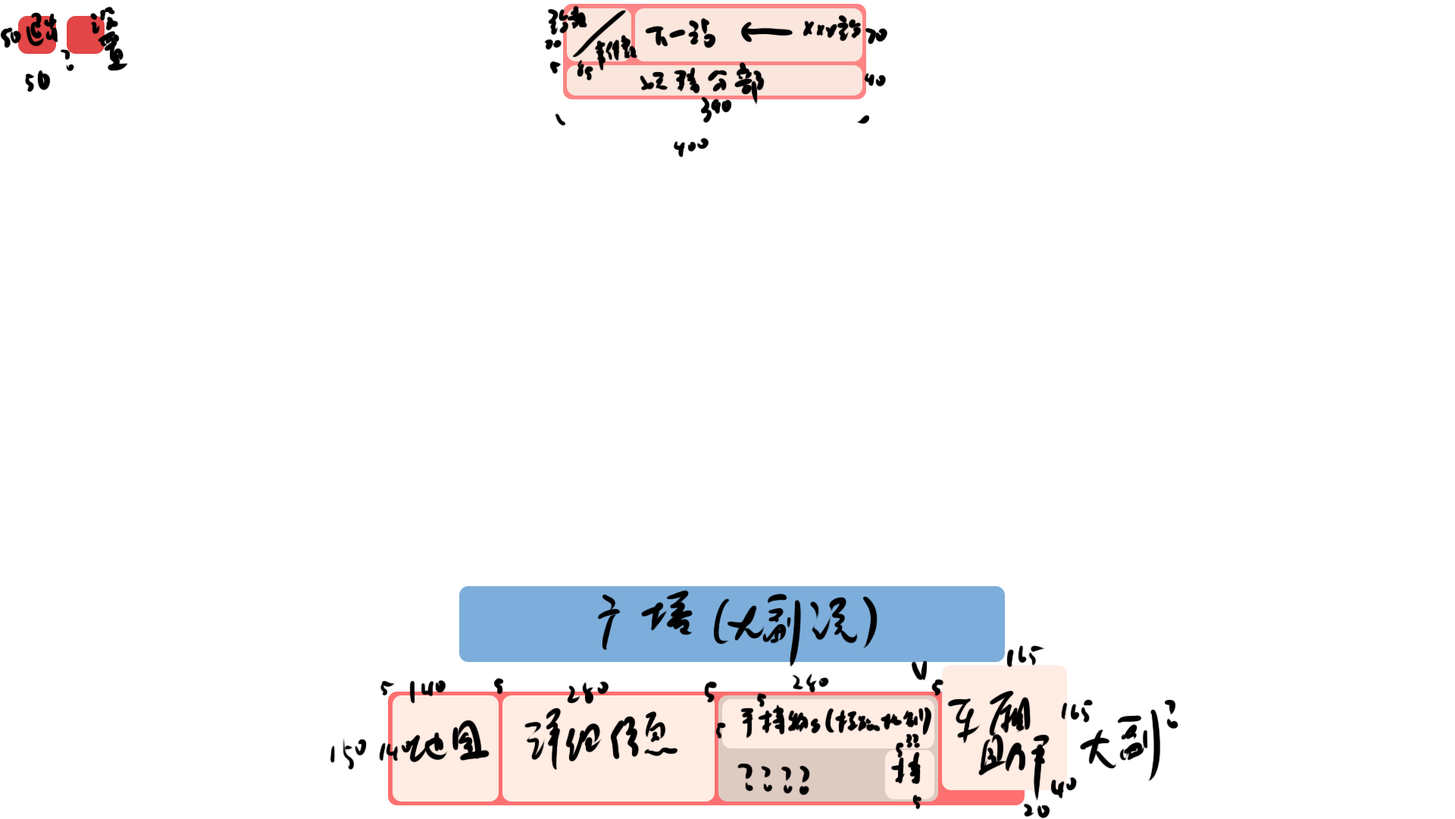
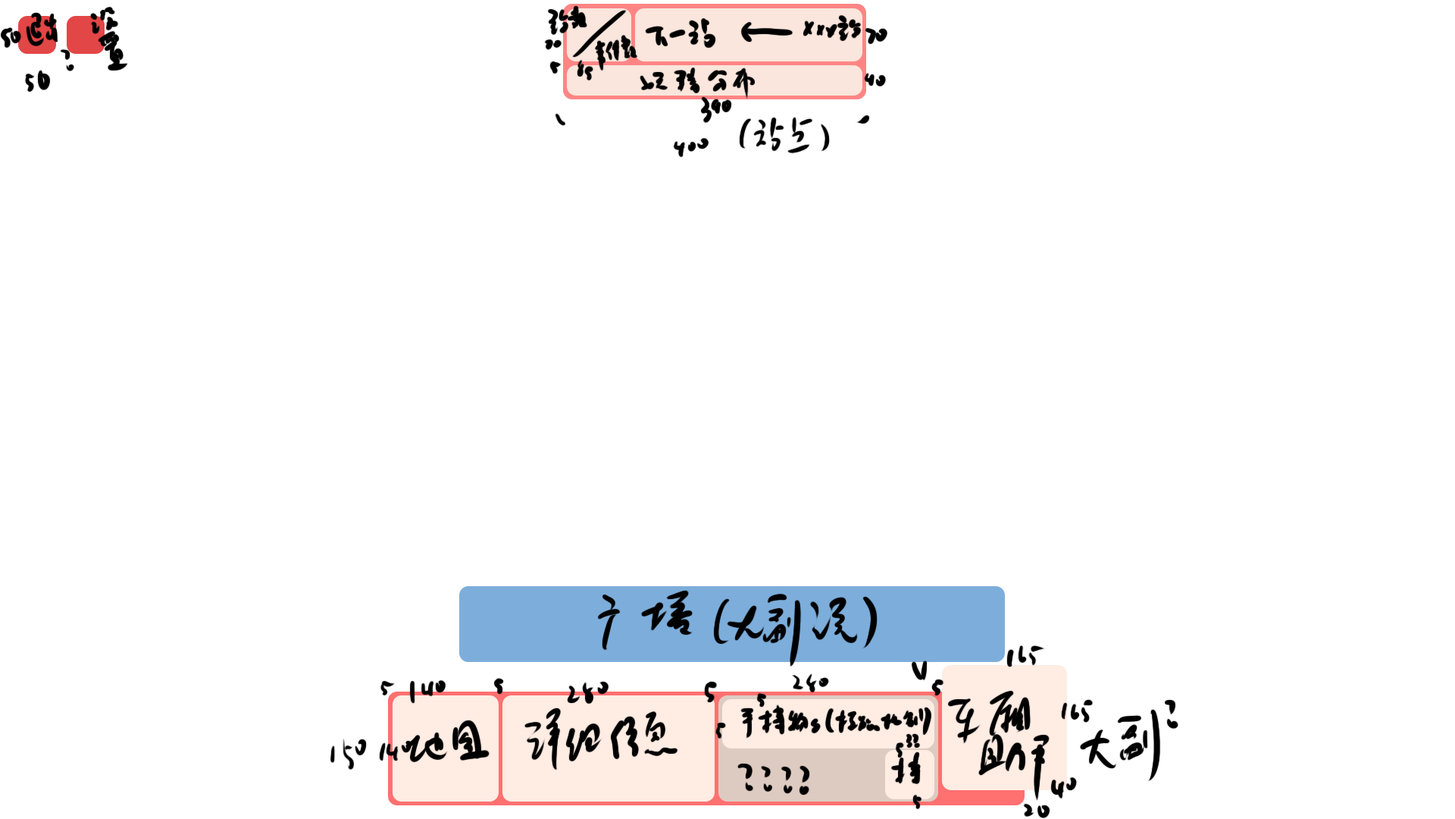
Two versions of the same layered image (w=1455, h=819). Layer-by-layer changes:
added group "主界面" with 15 layers above "开始界面" over [732, 61, 830, 154]
moved "图层 2" into group "主界面", painted on it over [732, 61, 830, 154]
moved "圆角矩形 13" into group "主界面" over [732, 65, 766, 96]
moved "圆角矩形 11" into group "主界面" over [732, 61, 766, 100]
